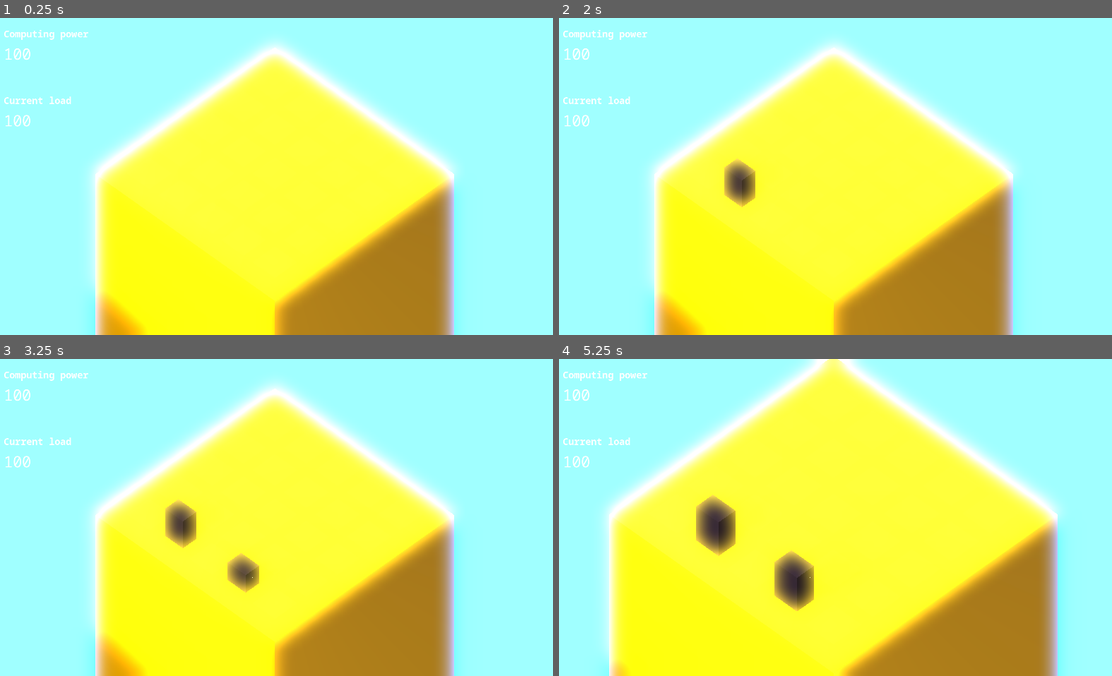
Above: before the commit, frames 1-4 (two rows, left to right).
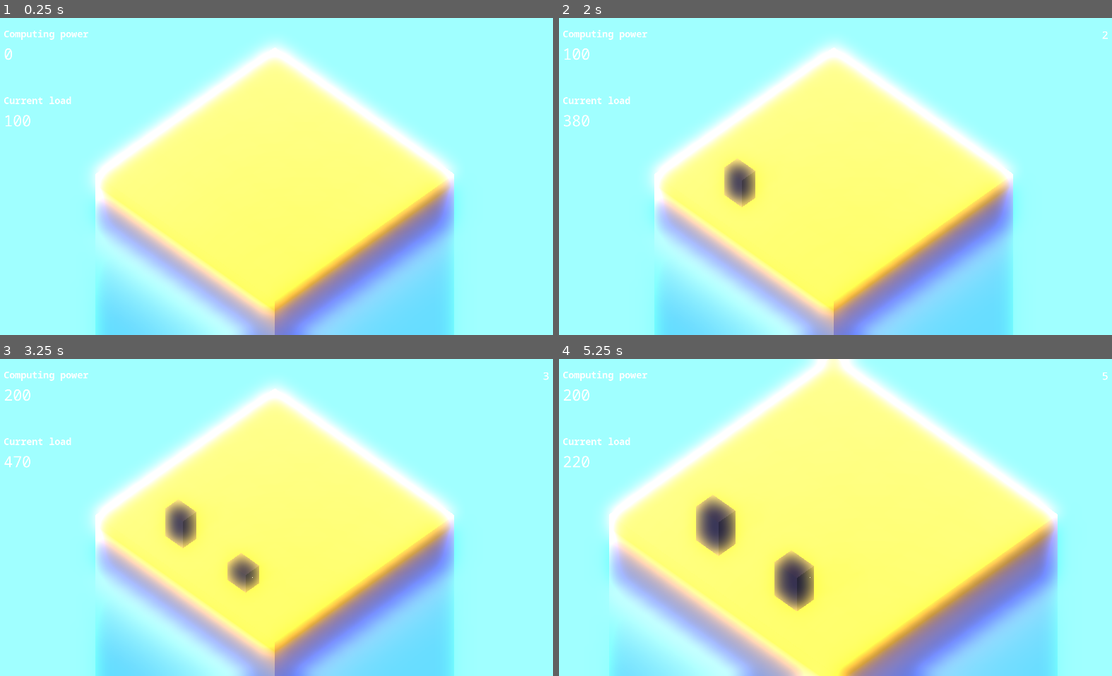
Above: after the commit, the same moments.

Repository: maroun-baydoun/will-it-scale
Game: Godot game, scene res://scenes/main.tscn
Same seed, same stepped clock (60 frames per second), same inputs: the game is played once before the commit and once after it.
Inputs (mouse positions are in pixels of both pictures, inside the frame that each line leads up to):
- Up to frame 1 (0.25 s): no input
- Up to frame 2 (2 s): tap Enter at 0.5 s; move the mouse to (957, 160) at 0.52 s; hold Mouse wheel up (zoom_in) 0.53-1.28 s; click (957, 160) at 0.67 s; tap Space at 1.25 s; move the mouse to (724, 192) at 1.27 s; tap Mouse wheel down (zoom_out) at 1.35 s; click (724, 192) at 1.42 s
- Up to frame 3 (3.25 s): move the mouse to (331, 447) at 2.02 s; hold Mouse wheel up (zoom_in) 2.03-2.78 s; click (331, 447) at 2.17 s; tap Enter at 2.75 s; move the mouse to (248, 580) at 2.77 s; tap Mouse wheel down (zoom_out) at 2.85 s; click (248, 580) at 2.92 s
- Up to frame 4 (5.25 s): move the mouse to (1006, 565) at 3.52 s; hold Mouse wheel up (zoom_in) 3.53-4.28 s; click (1006, 565) at 3.67 s; tap Space at 4.25 s; move the mouse to (664, 469) at 4.27 s; tap Mouse wheel down (zoom_out) at 4.35 s; click (664, 469) at 4.42 s; tap Enter at 5 s; move the mouse to (863, 517) at 5.02 s; hold Mouse wheel up (zoom_in) from 5.03 s (still down); click (863, 517) at 5.17 s

The runs differ from the first frame. In frame 1, 46% of the frame differs, in the area x 0-83%, y 9-100%; in frame 2, 46%; in frame 3, 46%; in frame 4, 61%, in the area x 0-100%, y 0-100%.

Commit message:
Update GUI labels

Diff:
--- a/gui/statistics-panel.tscn
+++ b/gui/statistics-panel.tscn
@@ -1,5 +1,6 @@
-[gd_scene load_steps=3 format=3 uid="uid://bmci4bg3dbcar"]
+[gd_scene load_steps=4 format=3 uid="uid://bmci4bg3dbcar"]
 
+[ext_resource type="Script" path="res://scripts/statistics-panel.gd" id="1_5sauv"]
 [ext_resource type="FontFile" uid="uid://cwxxvels6k7tt" path="res://assets/fonts/NotoSansMono-Regular.ttf" id="1_yb4qv"]
 [ext_resource type="FontFile" uid="uid://cp55nkphtgax0" path="res://assets/fonts/NotoSansMono-Bold.ttf" id="2_8vech"]
 
@@ -11,6 +12,7 @@
 offset_right = 436.0
 grow_vertical = 2
 mouse_filter = 1
+script = ExtResource("1_5sauv")
 
 [node name="MarginContainer" type="MarginContainer" parent="."]
 layout_mode = 1
@@ -50,7 +52,7 @@
 layout_mode = 2
 theme_override_fonts/font = ExtResource("1_yb4qv")
 theme_override_font_sizes/font_size = 52
-text = "100"
+text = "0"
 
 [node name="VBoxContainer2" type="VBoxContainer" parent="MarginContainer/VBoxContainer"]
 layout_mode = 2
--- a/scenes/main.tscn
+++ b/scenes/main.tscn
@@ -28,10 +28,11 @@
 glow_hdr_scale = 0.0
 glow_hdr_luminance_cap = 2.3
 glow_map_strength = 0.0
+fog_enabled = true
 fog_light_color = Color(0.211765, 0.486275, 1, 1)
 fog_sun_scatter = 0.82
-fog_height = -0.1
-fog_height_density = 3.0
+fog_height = -0.2
+fog_height_density = 1.7391
 volumetric_fog_emission_energy = 6.0
 volumetric_fog_length = 82.5
 adjustment_enabled = true
@@ -78,7 +79,7 @@
 [node name="CollisionShape3D" type="CollisionShape3D" parent="Floor/StaticBody3D"]
 shape = SubResource("ConcavePolygonShape3D_tpmab")
 
-[node name="server_container" parent="Floor" instance=ExtResource("2_n07kn")]
+[node name="ServerContainer" parent="Floor" instance=ExtResource("2_n07kn")]
 
 [node name="MeshInstance3D" type="MeshInstance3D" parent="."]
 transform = Transform3D(1, 0, 0, 0, 1, 0, 0, 0, 1, 0, -5.0061, 0)
@@ -108,7 +109,6 @@
 [node name="CanvasLayer" type="CanvasLayer" parent="."]
 
 [node name="Control" type="Control" parent="CanvasLayer"]
-visible = false
 layout_mode = 3
 anchors_preset = 15
 anchor_right = 1.0
@@ -133,20 +133,12 @@
 
 [node name="HBoxContainer" type="HBoxContainer" parent="CanvasLayer/Control/MarginContainer/VBoxContainer"]
 layout_mode = 2
-
-[node name="TotalComputingPowerLabel" type="Label" parent="CanvasLayer/Control/MarginContainer/VBoxContainer/HBoxContainer"]
-layout_mode = 2
-size_flags_horizontal = 3
-theme_override_font_sizes/font_size = 48
+alignment = 2
 
 [node name="TimeLabel" type="Label" parent="CanvasLayer/Control/MarginContainer/VBoxContainer/HBoxContainer"]
 layout_mode = 2
 theme_override_font_sizes/font_size = 36
 
-[node name="LoadLabel" type="Label" parent="CanvasLayer/Control/MarginContainer/VBoxContainer"]
-layout_mode = 2
-theme_override_font_sizes/font_size = 48
+[node name="StatisticsPanel" parent="CanvasLayer" instance=ExtResource("3_ph4uk")]
 
-[node name="statistics-panel" parent="CanvasLayer" instance=ExtResource("3_ph4uk")]
-
-[connection signal="computing_power_updated" from="Floor/server_container" to="." method="_on_server_container_computing_power_updated"]
+[connection signal="computing_power_updated" from="Floor/ServerContainer" to="." method="_on_server_container_computing_power_updated"]
--- a/scripts/main.gd
+++ b/scripts/main.gd
@@ -3,15 +3,15 @@
 @onready var _camera = $CameraContainer/Camera3D
 @onready var _camera_container = $CameraContainer
 @onready var _floor = $Floor
-@onready var server_container: ServerContiner = $Floor/server_container
+@onready var server_container: ServerContiner = $Floor/ServerContainer
 
 @onready var _server_scene: PackedScene = load("res://scenes/server.tscn")
 
-@onready var total_computing_power_label: Label = $CanvasLayer/Control/MarginContainer/VBoxContainer/HBoxContainer/TotalComputingPowerLabel
 @onready var time_label: Label = $CanvasLayer/Control/MarginContainer/VBoxContainer/HBoxContainer/TimeLabel
-@onready var load_label: Label = $CanvasLayer/Control/MarginContainer/VBoxContainer/LoadLabel
 
 @onready var global_timer: Timer = $GlobalTimer
+
+@onready var statistics_panel: StatisticsPanel = $CanvasLayer/StatisticsPanel
 
 var random_number_generator = RandomNumberGenerator.new()
 
@@ -62,15 +62,12 @@
 	time_elapsed_in_second += 1
 
 	sessions = random_number_generator.randi_range(1, 100)
-	load_label.text = str(sessions * computing_power_per_session)
+	statistics_panel.current_load = sessions * computing_power_per_session
 
 func _on_click(origin):
 	var server: Server = _server_scene.instantiate()
 	server_container.add_server(server)
 	server.appear(origin)
-
-
-
 
 
 func _unhandled_input(event):
@@ -90,4 +87,4 @@
 
 
 func _on_server_container_computing_power_updated(computing_power) -> void:
-	total_computing_power_label.text = str(computing_power)
+	statistics_panel.total_computing_power = computing_power
--- a/scripts/server-container.gd
+++ b/scripts/server-container.gd
@@ -3,7 +3,7 @@
 
 signal computing_power_updated(computing_power:int)
 
-var total_computing_power:int:
+@onready var total_computing_power:int:
 	set(computing_power):
 		total_computing_power = computing_power
 		computing_power_updated.emit(total_computing_power)
--- /dev/null
+++ b/scripts/statistics-panel.gd
@@ -0,0 +1,14 @@
+extends Control
+class_name StatisticsPanel
+
+@onready var total_computing_power_label:Label =  $MarginContainer/VBoxContainer/VBoxContainer/TotalComputingPowerLabel
+@onready var current_load_label: Label = $MarginContainer/VBoxContainer/VBoxContainer2/CurrentLoadLabel
+
+var total_computing_power:int:
+	set(value):
+		total_computing_power_label.text = str(value)
+
+
+var current_load:int:
+	set(value):
+		current_load_label.text = str(value)
